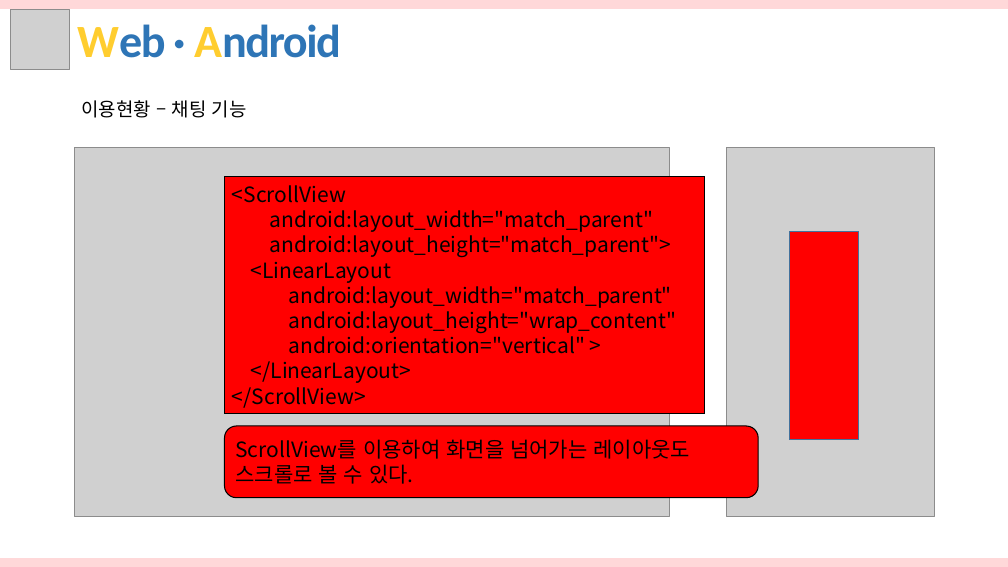
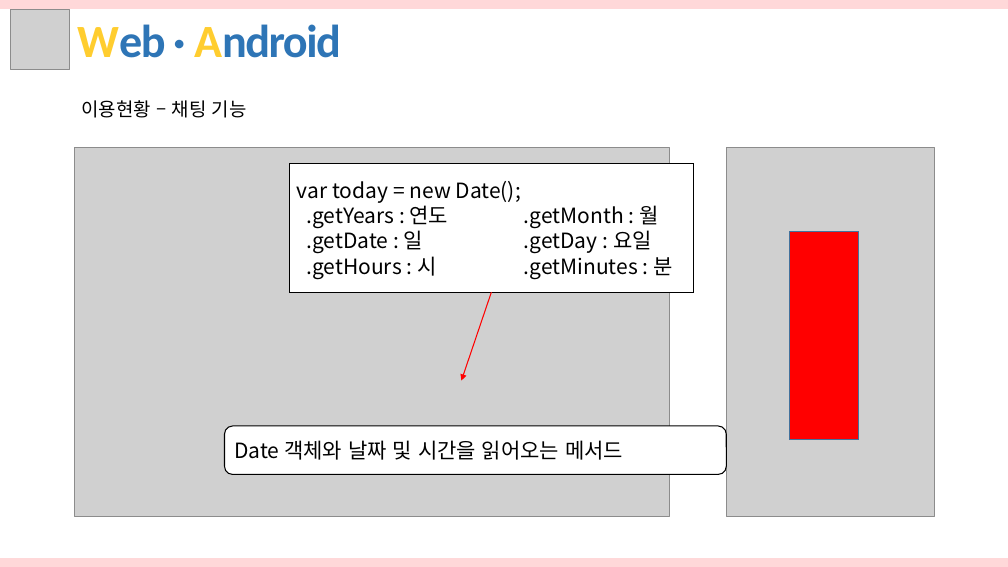
Before and after one commit to hhsw07/ezen-academy-projects, a slide deck: slide 14 of WebContent/hsw/3조 화면구현_hsw.pptx. Drawn at 1008x567 pixels with LibreOffice and Linux fonts; fonts in the diff are those of the drawing; grey boxes stand for pictures. Boxes give left, top, right and bottom in pixels: in the first picture for what was removed or moved away, otherwise in the second. Text is boxed around its words. In the diff, an @@ line names an element or a change of style, - is before the commit and + after.

```diff
--- a/WebContent/hsw/3조 화면구현_hsw.pptx
+++ b/WebContent/hsw/3조 화면구현_hsw.pptx
@@ rectangle "var today = new Date();" at bbox=[290, 163, 693, 292]: fill #FF0000 to #FFFFFF @@
@@ rectangle "var today = new Date();": place and size @@
-rectangle "var today = new Date();" at bbox=[225, 176, 705, 414]
+rectangle "var today = new Date();" at bbox=[290, 163, 693, 292]
@@ text in rectangle at bbox=[297, 181, 672, 279]: text changed @@
-<ScrollView
-android:layout_width="match_parent"
-android:layout_height="match_parent">
-<LinearLayout
-android:layout_width="match_parent"
-android:layout_height="wrap_content"
-android:orientation="vertical" >
-</LinearLayout>
-</ScrollView>
+var today = new Date();
+.getYears : 연도 .getMonth : 월
+.getDate : 일 .getDay : 요일
+.getHours : 시 .getMinutes : 분
@@ arrow added from (492, 293) to (461, 380), #FF0000 1 pt @@
@@ rounded rectangle "Date 객체와 날짜 및 시간을 ...": place and size @@
-rounded rectangle "Date 객체와 날짜 및 시간을 ..." at bbox=[225, 426, 758, 498]
+rounded rectangle "Date 객체와 날짜 및 시간을 ..." at bbox=[225, 426, 727, 475]
@@ rounded rectangle "Date 객체와 날짜 및 시간을 ..." at bbox=[225, 426, 727, 475]: fill #FF0000 to #FFFFFF @@
@@ text in rounded rectangle at bbox=[234, 440, 623, 460]: text changed @@
-ScrollView를 이용하여 화면을 넘어가는 레이아웃도 스크롤로 볼 수 있다.
+Date 객체와 날짜 및 시간을 읽어오는 메서드
```
Also in this commit, not shown: 2 other slides changed, 7 other files.
